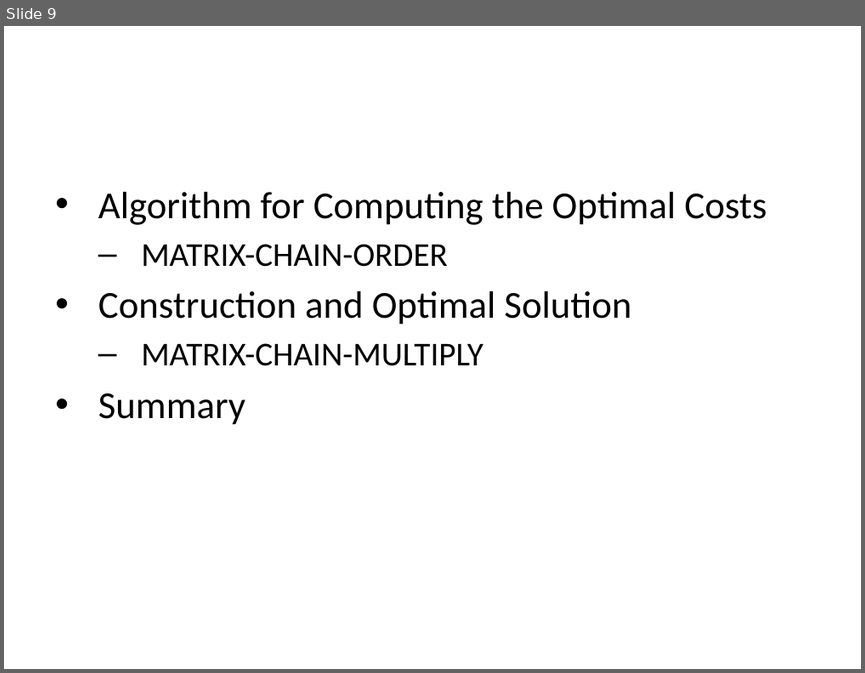
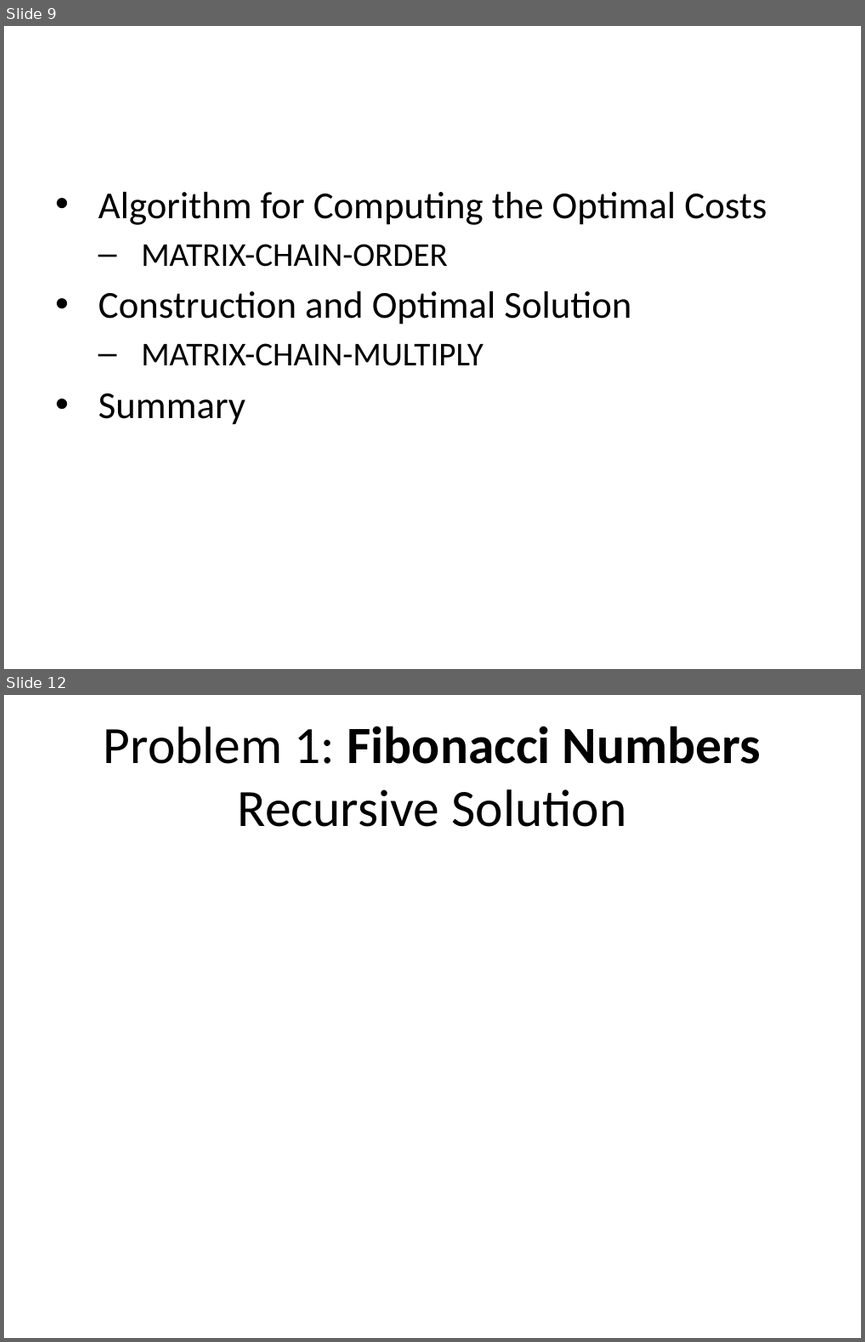
Before and after one commit to ucoruh/ce100-algorithms-and-programming-II, a slide deck: docs/week-5/ce100-week-5-dp.md_word.pptx. Shown one above the other, each under a label of ours: slide 9 before the commit, slides 9 and 12 after it; the slides between them are not shown. The pictures are 865x673 and 865x1342 pixels, drawn with LibreOffice and Linux fonts; fonts in the diff are those of the drawing. Boxes give left, top, right and bottom in pixels: in the first picture for what was removed or moved away, otherwise in the second. Text is boxed around its words. In the diff, an @@ line names an element or a change of style, - is before the commit and + after.

```diff
--- a/docs/week-5/ce100-week-5-dp.md_word.pptx
+++ b/docs/week-5/ce100-week-5-dp.md_word.pptx
@@ slide 12 added at box(4, 695, 861, 1338), background #FFFFFF @@
@@ title added at box(103, 726, 760, 827), 44 pt, text #000000 @@
+Problem 1: Fibonacci Numbers Recursive Solution
```
Also in this commit, not shown: 39 other slides added, 22 other files.
